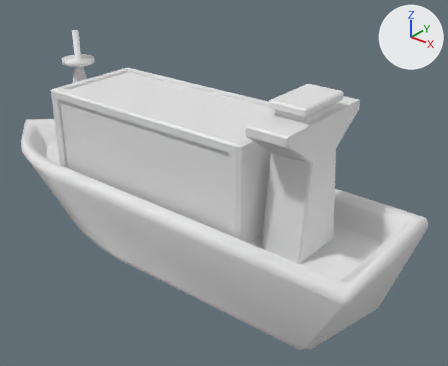
The FBX model Assets/1_Game/Models/ships/ship2/ship2.fbx, before and after one commit.
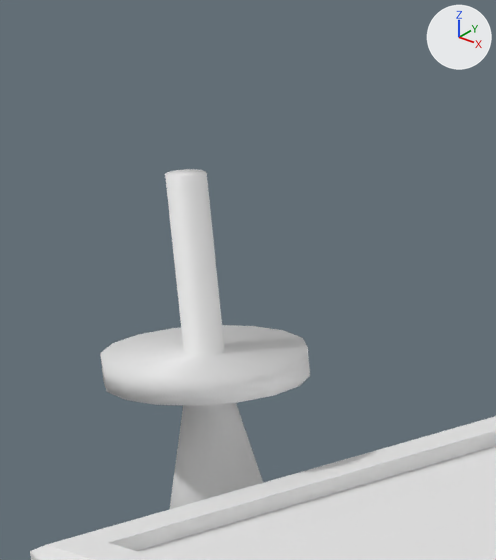
There are two pictures of each version: one whole from a camera (50 mm lens) standing at (19.89, -20.68, 15.92) and looking at (2.55, 1.0, 2.48), one close up on the part from 10% to 28% of the width and 1% to 25% of the height. Every picture has the same lights, and +X, +Y and +Z are marked at upper right. Materials are left out; every surface is plain grey.

The older version as bpy lines, for what is in view:
```python
me_cube_021 = bpy.data.meshes.new('Cube.021')
me_cube_021.from_pydata(...)  # 562 vertices, 551 faces; spans x -12.3..12.0, y -3.8..3.8, z -1.0..8.9
me_cube_021.materials.append(mat_ship)
ob_cube_005 = bpy.data.objects.new('Cube.005', me_cube_021)
ob_cube_005.location = (0.0, 0.0, 0.0)
```
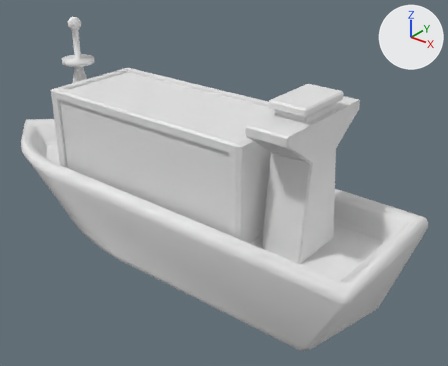
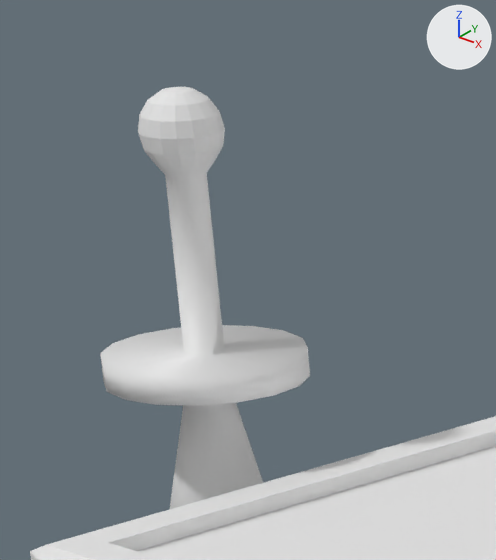
Changed parts and their boxes [x1, y1, x2, y2] in the close-ups (496 x 560 px):
'Cube.005', reshaped
    before: [30, 169, 496, 560]
    after: [30, 87, 496, 560]
part 1 of me_cube_021, built on
    before: [165, 169, 206, 178]
    after: [138, 87, 225, 178]

The change, as a diff of the scene's bpy script:
```diff
--- a/Assets/1_Game/Models/ships/ship2/ship2.fbx.py
+++ b/Assets/1_Game/Models/ships/ship2/ship2.fbx.py
@@ me_cube_021 @@
 # used by ob_cube_005; location = (0.0, 0.0, 0.0)
-me_cube_021.from_pydata(...)  # 562 vertices, 551 faces; spans x -12.3..12.0, y -3.8..3.8, z -1.0..8.9
+me_cube_021.from_pydata(...)  # 659 vertices, 662 faces; spans x -12.3..12.0, y -3.8..3.8, z -1.0..9.6
+# me_cube_021 part 1
+# 1 face is deleted
+# 97 vertices are added at x -7.0..-6.3, y -0.3..0.3, z 9.0..9.6
+# 112 new faces join them
```
